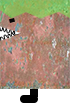
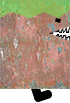
Revision of a layered 70 x 103 image; what changed, layer by layer:
painted on "Rectangle 2" over box(9, 18, 61, 23)
painted on "Calque 2" over box(0, 8, 70, 19)
renamed "Calque 1" to "texture-metal-rouille-a", moved it above "Rectangle arrondi 1", painted on it over box(0, 0, 70, 89)
renamed "texture-metal-rouille-a" to "Rectangle arrondi 1", painted on it, masked it over box(0, 0, 70, 102)
removed layer "Rectangle arrondi 1" over box(20, 95, 38, 103)
painted on "Rectangle 3" over box(29, 80, 42, 97)
painted on "Calque 1 copie" over box(0, 33, 70, 48)
renamed "Rectangle 1" to "Calque 1", painted on it, unmasked it over box(45, 20, 70, 34)
